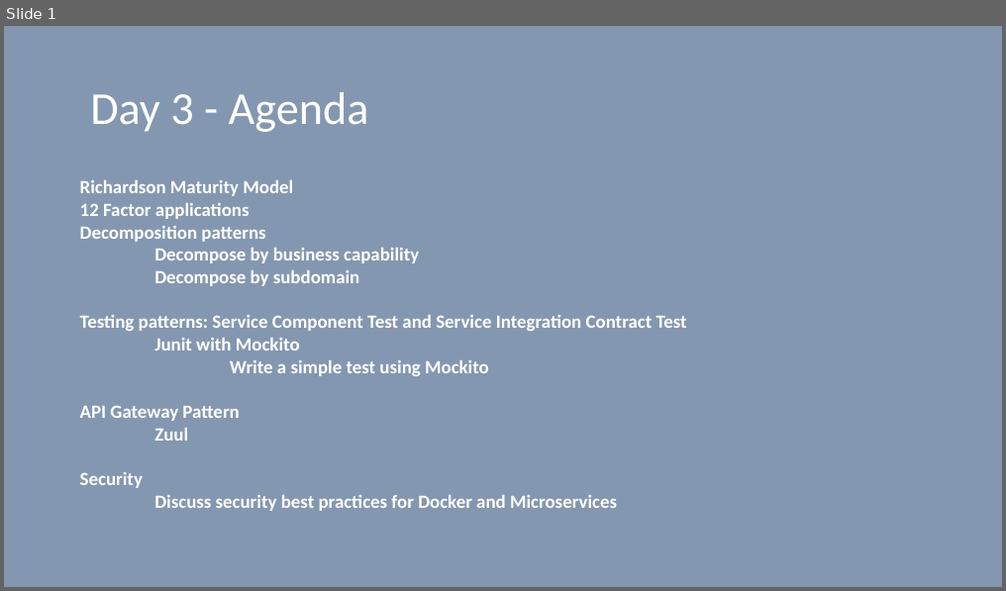
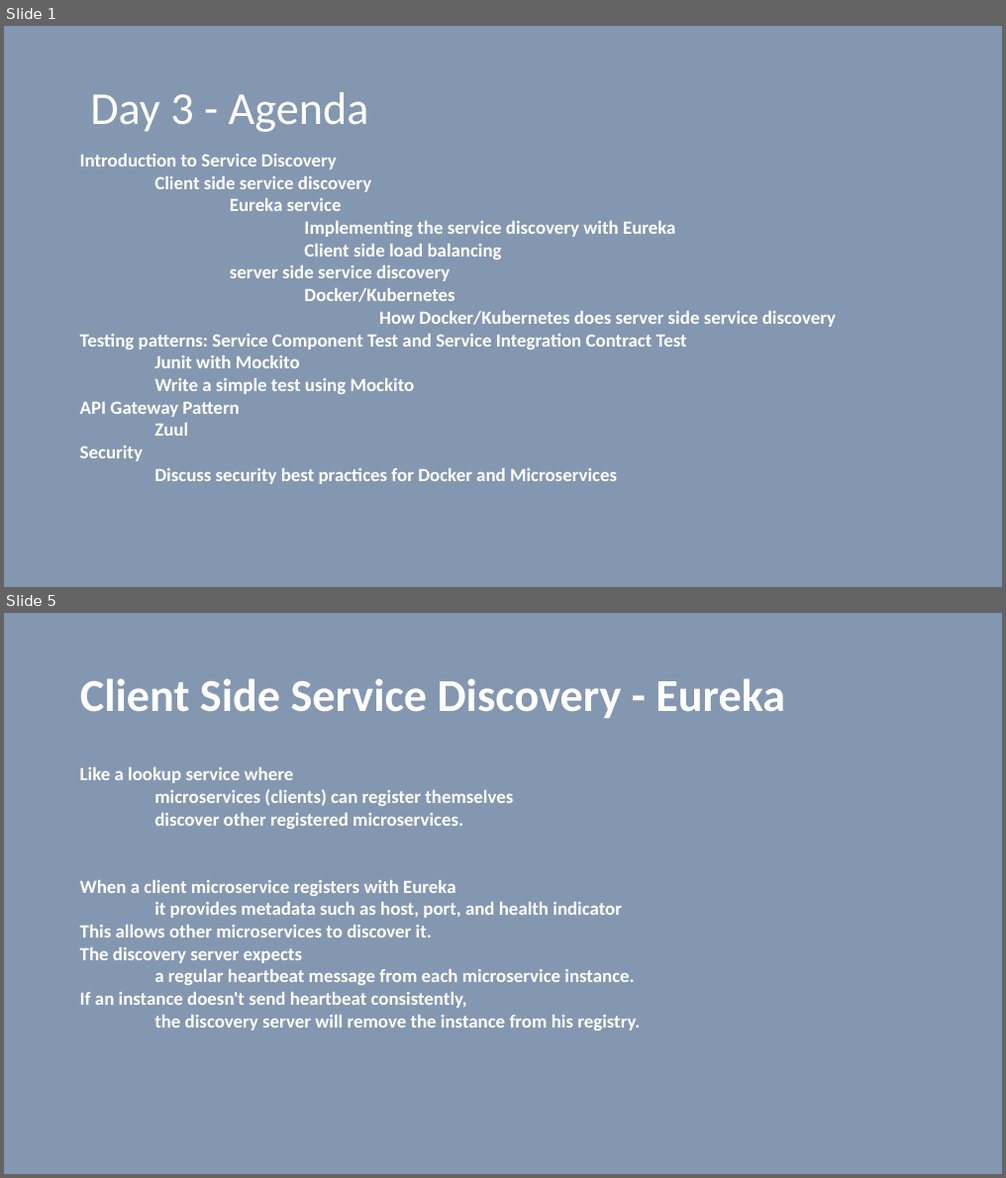
Before and after one commit to vilasvarghese/microservices, a slide deck: training/day3/Day3.pptx. Shown one above the other, each under a label of ours: slide 1 before the commit, slides 1 and 5 after it; the slides between them are not shown. The pictures are 1006x591 and 1006x1178 pixels, drawn with LibreOffice and Linux fonts; fonts in the diff are those of the drawing. Boxes give left, top, right and bottom in pixels: in the first picture for what was removed or moved away, otherwise in the second. Text is boxed around its words. In the diff, an @@ line names an element or a change of style, - is before the commit and + after.

```diff
--- a/training/day3/Day3.pptx
+++ b/training/day3/Day3.pptx
@@ slide 5 added at box(4, 613, 1002, 1174), background #8497B0 @@
@@ title added at box(80, 678, 785, 718), 44 pt, text #FFFFFF, bold @@
+Client Side Service Discovery - Eureka
@@ text added at box(80, 767, 640, 1031), 18 pt, text #FFFFFF, bold @@
+Like a lookup service where
+microservices (clients) can register themselves
+discover other registered microservices.
+When a client microservice registers with Eureka
+it provides metadata such as host, port, and health indicator
+This allows other microservices to discover it.
+The discovery server expects
+a regular heartbeat message from each microservice instance.
+If an instance doesn't send heartbeat consistently,
+the discovery server will remove the instance from his registry.
@@ slide 1 changed as well @@
@@ text "Introduction to Service Discovery": place and size @@
-text "Introduction to Service Discovery" at box(80, 180, 687, 511)
+text "Introduction to Service Discovery" at box(80, 154, 836, 484)
@@ text at box(80, 154, 836, 327): text changed @@
-Richardson Maturity Model
-12 Factor applications
-Decomposition patterns
-Decompose by business capability
-Decompose by subdomain
+Introduction to Service Discovery
+Client side service discovery
+Eureka service
+Implementing the service discovery with Eureka
+Client side load balancing
+server side service discovery
+Docker/Kubernetes
+How Docker/Kubernetes does server side service discovery
```
Also in this commit, not shown: 1 other slide changed, 13 other slides added, 4 other files.
